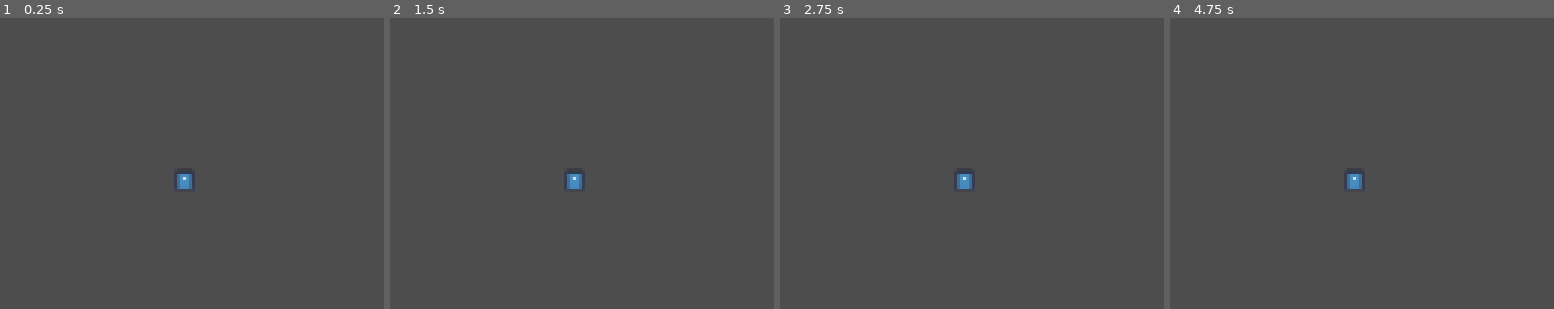
Above: before the commit, frames 1-4 (left to right).
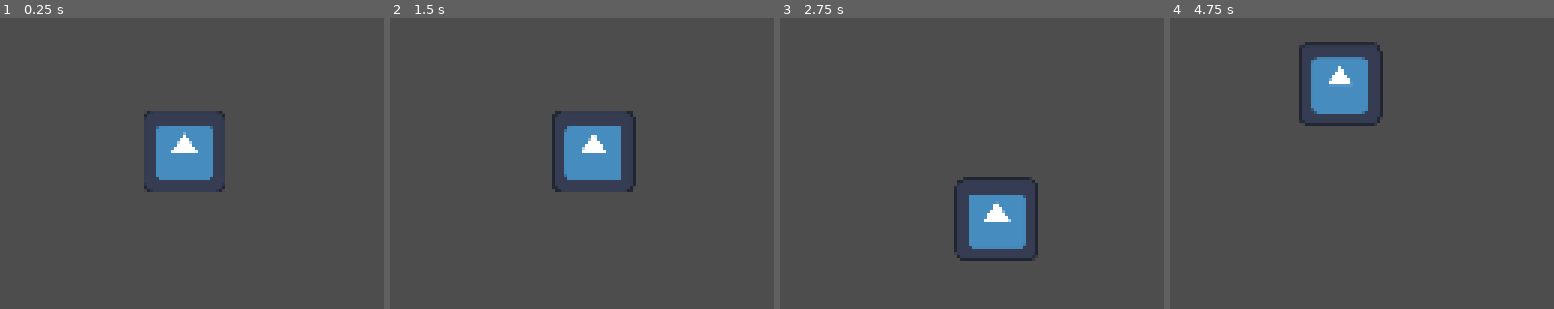
Above: after the commit, the same moments.

Repository: junyali/wlgyl
Game: Godot game, scene res://scenes/level.tscn
The game is run twice, just before and just after one commit, with the same random seed, the same clock (stepped at 60 frames per second) and the same inputs. The engine's default icon, where the game draws it, is replaced by a stand-in: a white triangle on a blue panel in a dark square.
Inputs:
- Up to frame 1 (0.25 s): no input
- Up to frame 2 (1.5 s): tap Enter at 0.5 s; hold D (move_right, bound only after the commit) 0.53-1.28 s; tap J (action, bound only after the commit) at 0.6, 1.35 s; tap Space at 1.25 s; hold S (move_down, bound only after the commit) from 1.28 s (still down)
- Up to frame 3 (2.75 s): release S (move_down, bound only after the commit) at 2.03 s; hold D (move_right, bound only after the commit) from 2.03 s (still down); tap J (action, bound only after the commit) at 2.1 s
- Up to frame 4 (4.75 s): tap Enter at 2.75 s; release D (move_right, bound only after the commit) at 2.78 s; hold W (move_up, bound only after the commit) 2.78-3.53 s; tap J (action, bound only after the commit) at 2.85, 3.6, 4.35 s; hold A (move_left, bound only after the commit) from 3.53 s (still down); tap Space at 4.25 s

The runs differ from the first frame. In frame 1, 3.1% of the frame differs, in the area x 37-59%, y 31-60%; in frame 2, 3.5%; in frame 3, 3.7%; in frame 4, 4.1%, in the area x 33-56%, y 8-59%.
Error after the commit: Invalid call. Nonexistent function 'take_damage' in base 'CharacterBody2D (player.gd)'. (res://scripts/player.gd:62)

Commit message:
Add player stuff

Diff:
--- a/project.godot
+++ b/project.godot
@@ -15,10 +15,42 @@
 config/features=PackedStringArray("4.4", "Forward Plus")
 config/icon="res://icon.svg"
 
+[display]
+
+window/stretch/scale=4.0
+
 [editor_plugins]
 
 enabled=PackedStringArray("res://addons/godot_super-wakatime/plugin.cfg")
 
+[input]
+
+move_left={
+"deadzone": 0.2,
+"events": [Object(InputEventKey,"resource_local_to_scene":false,"resource_name":"","device":-1,"window_id":0,"alt_pressed":false,"shift_pressed":false,"ctrl_pressed":false,"meta_pressed":false,"pressed":false,"keycode":0,"physical_keycode":65,"key_label":0,"unicode":97,"location":0,"echo":false,"script":null)
+]
+}
+move_right={
+"deadzone": 0.2,
+"events": [Object(InputEventKey,"resource_local_to_scene":false,"resource_name":"","device":-1,"window_id":0,"alt_pressed":false,"shift_pressed":false,"ctrl_pressed":false,"meta_pressed":false,"pressed":false,"keycode":0,"physical_keycode":68,"key_label":0,"unicode":100,"location":0,"echo":false,"script":null)
+]
+}
+move_up={
+"deadzone": 0.2,
+"events": [Object(InputEventKey,"resource_local_to_scene":false,"resource_name":"","device":-1,"window_id":0,"alt_pressed":false,"shift_pressed":false,"ctrl_pressed":false,"meta_pressed":false,"pressed":false,"keycode":0,"physical_keycode":87,"key_label":0,"unicode":119,"location":0,"echo":false,"script":null)
+]
+}
+move_down={
+"deadzone": 0.2,
+"events": [Object(InputEventKey,"resource_local_to_scene":false,"resource_name":"","device":-1,"window_id":0,"alt_pressed":false,"shift_pressed":false,"ctrl_pressed":false,"meta_pressed":false,"pressed":false,"keycode":0,"physical_keycode":83,"key_label":0,"unicode":115,"location":0,"echo":false,"script":null)
+]
+}
+action={
+"deadzone": 0.2,
+"events": [Object(InputEventKey,"resource_local_to_scene":false,"resource_name":"","device":-1,"window_id":0,"alt_pressed":false,"shift_pressed":false,"ctrl_pressed":false,"meta_pressed":false,"pressed":false,"keycode":0,"physical_keycode":74,"key_label":0,"unicode":106,"location":0,"echo":false,"script":null)
+]
+}
+
 [rendering]
 
 textures/canvas_textures/default_texture_filter=0
--- a/scenes/level.tscn
+++ b/scenes/level.tscn
@@ -1,7 +1,11 @@
-[gd_scene load_steps=2 format=3 uid="uid://cr06ics0fghos"]
+[gd_scene load_steps=3 format=3 uid="uid://cr06ics0fghos"]
 
 [ext_resource type="PackedScene" uid="uid://bm4ho44h4ukrs" path="res://scenes/player.tscn" id="1_2q6dc"]
+[ext_resource type="PackedScene" uid="uid://b78qeb32pmxc8" path="res://scenes/crops/lemon_plot.tscn" id="2_w7c3h"]
 
 [node name="Level" type="Node2D"]
 
 [node name="Player" parent="." instance=ExtResource("1_2q6dc")]
+
+[node name="LemonPlot" parent="." instance=ExtResource("2_w7c3h")]
+position = Vector2(41, -3)
--- a/scenes/player.tscn
+++ b/scenes/player.tscn
@@ -1,6 +1,7 @@
-[gd_scene load_steps=4 format=3 uid="uid://bm4ho44h4ukrs"]
+[gd_scene load_steps=5 format=3 uid="uid://bm4ho44h4ukrs"]
 
 [ext_resource type="Texture2D" uid="uid://dl5b47qy5i52g" path="res://icon.svg" id="1_3vyb7"]
+[ext_resource type="Script" uid="uid://kcqpjfeptr2j" path="res://scripts/player.gd" id="1_g2els"]
 
 [sub_resource type="CircleShape2D" id="CircleShape2D_3vyb7"]
 radius = 1.41421
@@ -8,6 +9,7 @@
 [sub_resource type="CircleShape2D" id="CircleShape2D_u8vuu"]
 
 [node name="Player" type="CharacterBody2D"]
+script = ExtResource("1_g2els")
 
 [node name="Sprite" type="Sprite2D" parent="."]
 position = Vector2(-3.8147e-06, 3.8147e-06)
@@ -36,3 +38,7 @@
 drag_top_margin = 0.1
 drag_right_margin = 0.1
 drag_bottom_margin = 0.1
+
+[connection signal="body_entered" from="Range" to="." method="_on_range_body_entered"]
+[connection signal="body_exited" from="Range" to="." method="_on_range_body_exited"]
+[connection signal="timeout" from="Action" to="." method="_on_action_timeout"]
--- /dev/null
+++ b/scripts/player.gd
@@ -0,0 +1,83 @@
+extends CharacterBody2D
+
+@export var max_speed: float = 40.0 # Maximum speed player is capped at walking
+@export var acceleration: float = 500.0 # From stationary to max speed
+@export var friction: float = 1500.0 # From max speed to stationary
+
+var current_velocity: Vector2  = Vector2.ZERO
+var move_direction: Vector2 = Vector2.ZERO
+var is_action: bool = false
+var last_hit_time: float = 0.0
+
+@onready var sprite: Sprite2D = $Sprite
+@onready var action_area: Area2D = $Range
+@onready var action_timer: Timer = $Action
+
+func _ready() -> void:
+	add_to_group("player")
+	sprite.modulate = Color.WHITE
+
+func _physics_process(delta: float) -> void:
+	handle_movement(delta)
+	handle_action()
+
+func _process(_delta: float) -> void:
+	pass
+
+func handle_movement(delta: float) -> void:
+	var h_dir: float = Input.get_action_strength("move_right") - Input.get_action_strength("move_left")
+	var v_dir: float = Input.get_action_strength("move_down") - Input.get_action_strength("move_up")
+	var input_dir: Vector2 = Vector2(h_dir, v_dir).normalized()
+
+	if abs(h_dir) > abs(v_dir):
+		input_dir = Vector2(sign(h_dir), 0)
+	elif abs(v_dir) > 0:
+		input_dir = Vector2(0, sign(v_dir))
+
+	# Accelerative speed (was that even a word??)
+	if input_dir != Vector2.ZERO:
+		move_direction = input_dir
+	else:
+		move_direction = Vector2.ZERO  # Instant stop
+
+	# Update facing direction when moving
+	if move_direction != Vector2.ZERO and not is_action:
+		var target_speed: float = max_speed
+		current_velocity = velocity.move_toward(move_direction * target_speed, acceleration * delta)
+	else:
+		current_velocity = velocity.move_toward(Vector2.ZERO, friction * delta)
+
+	velocity = current_velocity
+	move_and_slide()
+
+func handle_action() -> void:
+	if Input.is_action_just_pressed("action") and not is_action:
+		is_action = true
+		action_timer.start()
+		var nearest_body = get_nearest_harvestable_body()
+		if nearest_body:
+			nearest_body.take_damage(1)
+		else:
+			for body in action_area.get_overlapping_bodies():
+				body.take_damage(1)
+
+func get_nearest_harvestable_body() -> Node:
+	var nearest_body = null
+	var min_distance = 9999
+	var player_pos = global_position
+	for body in action_area.get_overlapping_bodies():
+		if body.is_in_group("crop"):
+			var distance = player_pos.distance_to(body.global_position)
+			if distance < min_distance:
+				min_distance = distance
+				nearest_body = body
+	return nearest_body
+
+func _on_action_timeout() -> void:
+	is_action = false
+
+func _on_range_body_entered(_body: Node2D) -> void:
+	pass # Replace with function body.
+
+func _on_range_body_exited(_body: Node2D) -> void:
+	pass # Replace with function body.
Not shown, added: scripts/player.gd.uid
